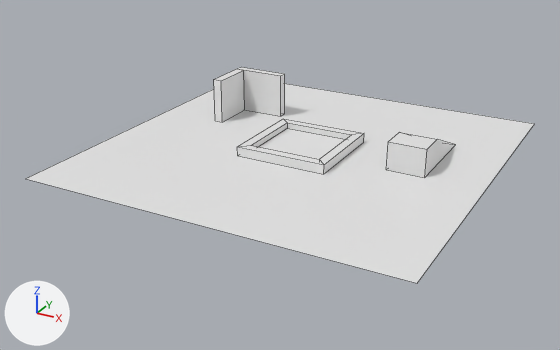
A saved change to the Blender file tools/obj/saves/scene.blend.
The view is the same before and after, from a 50 mm lens placed at (35.1, -68.7, 30.7), pointed at (-1.4, -2.3, -2.5). Arrows for +X, +Y and +Z are at lower left; the lights stay in place. Mesh edges are drawn as thin lines.
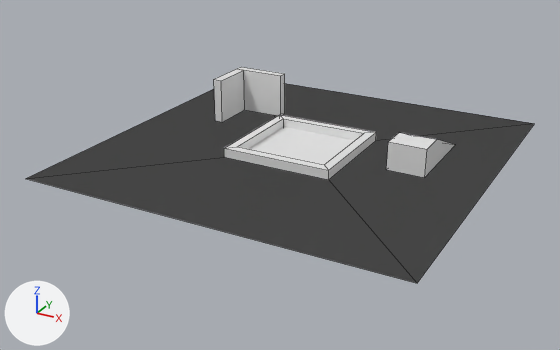
Where the change shows, as pixel boxes [x1, y1, x2, y2] in the pictures (560 x 350 px):
'Cube', deleted
    before: [237, 119, 364, 174]
part 1 of me_plane, built on
    both: [26, 84, 534, 283]

Diff of the bpy script that builds the scene:
```diff
--- a/tools/obj/saves/scene.blend.py
+++ b/tools/obj/saves/scene.blend.py
@@ me_plane @@
 # used by ob_plane; location = (0.0, 0.0, 0.0); scale = (10.0, 10.0, 10.0)
-me_plane.from_pydata(...)  # 4 vertices, 1 face; spans x -2.0..2.0, y -2.0..2.0, z 0.0
+me_plane.from_pydata(...)  # 20 vertices, 18 faces; spans x -2.0..2.0, y -2.0..2.0, z -0.4..0.1
+# me_plane part 1
+# 1 face is deleted
+# 16 vertices are added at x -0.6..0.6, y -0.6..0.6, z -0.4..0.1
+# 18 new faces join them
@@ ob_cube @@
-ob_cube = bpy.data.objects.new('Cube', me_cube_004)
-ob_cube.location = (0.0, 0.0, 0.0)
```
